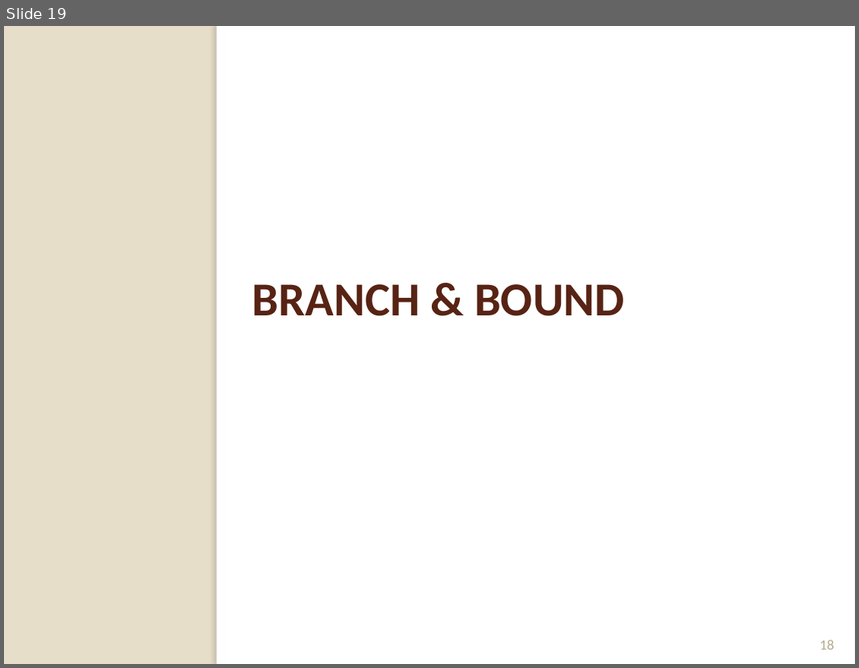
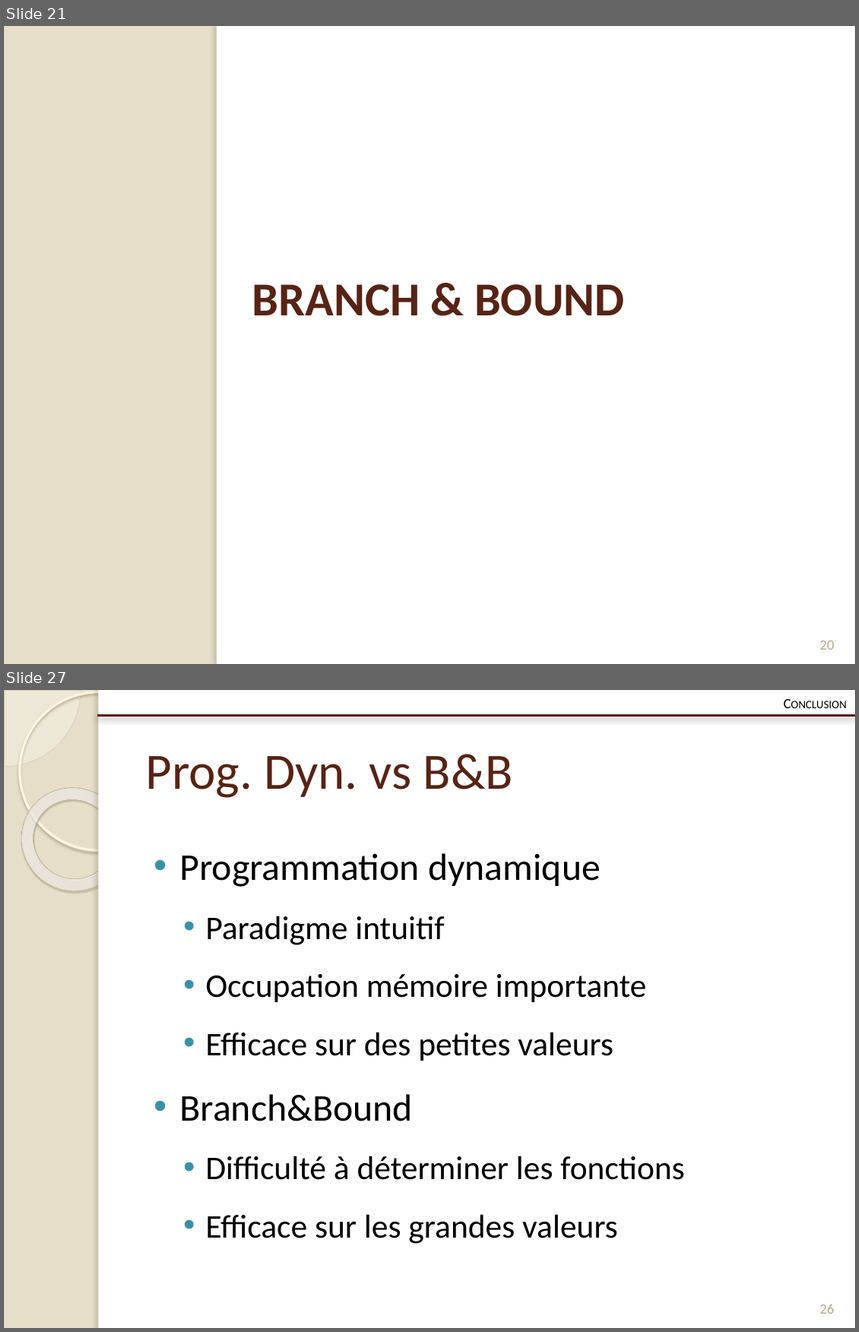
Before and after one commit to Origraena/moca, a slide deck: gmin213/tp/presentation/pres.pptx. Shown one above the other, each under a label of ours: slide 19 before the commit, slides 21 and 27 after it; the slides between them are not shown. The pictures are 859x668 and 859x1332 pixels, drawn with LibreOffice and Linux fonts; fonts in the diff are those of the drawing; background and template pictures are left out. Boxes give left, top, right and bottom in pixels: in the first picture for what was removed or moved away, otherwise in the second. Text is boxed around its words. In the diff, an @@ line names an element or a change of style, - is before the commit and + after.

```diff
--- a/gmin213/tp/presentation/pres.pptx
+++ b/gmin213/tp/presentation/pres.pptx
@@ slide 27 added at box(4, 690, 855, 1328), background #E7DEC9 @@
@@ pie slice (boxed as its full ellipse) added at box(4, 690, 81, 767), fill #FEFAF4 at 33% opacity, outline #D3C39F 0.25 pt @@
@@ ellipse added at box(19, 692, 177, 850), outline #FFF5DE 2.15 pt @@
@@ text added at box(97, 690, 855, 716), 12 pt, text #000000, small capitals @@
+Conclusion
@@ rectangle added at box(98, 690, 855, 1328), fill #FFFFFF @@
@@ rectangle added at box(98, 690, 105, 1328), fill #FFFFFF @@
@@ line added from (97, 716) to (855, 716), #621717 2 pt @@
@@ title added at box(146, 754, 513, 798), 43 pt, text #572314 @@
+Prog. Dyn. vs B&B
@@ donut added at box(4, 767, 146, 912), fill gradient #FFFCF6 to #FFFEFB to #F0D28E, outline #C7B893 0.58 pt @@
@@ text added at box(180, 853, 685, 1244), 28 pt, text #000000 @@
+• Programmation dynamique
+  • Paradigme intuitif
+  • Occupation mémoire importante
+  • Efficace sur des petites valeurs
+• Branch&Bound
+  • Difficulté à déterminer les fonctions
+  • Efficace sur les grandes valeurs
@@ page number added at box(820, 1304, 835, 1314), 12 pt, text #B6A98A @@
+26
@@ what was slide 19 is now slide 21 @@
@@ page number at box(820, 641, 835, 650): text changed @@
-18
+20
```
Also in this commit, not shown: 7 slides changed, 9 other slides added, 1 slide removed, 9 other files.
